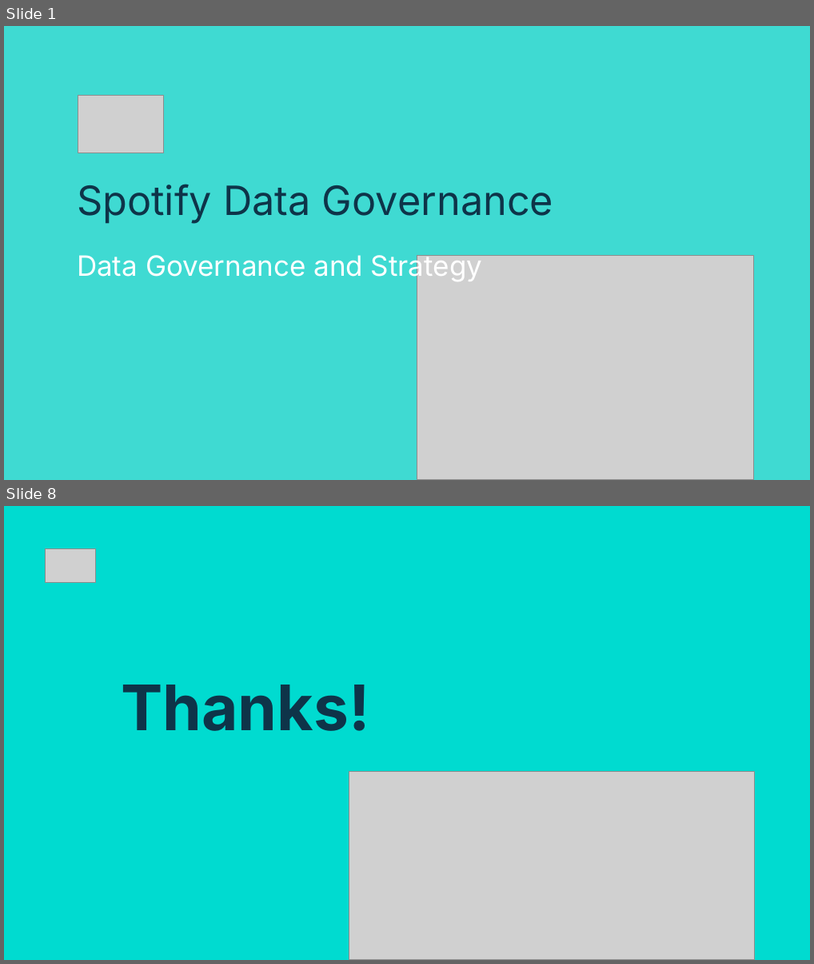
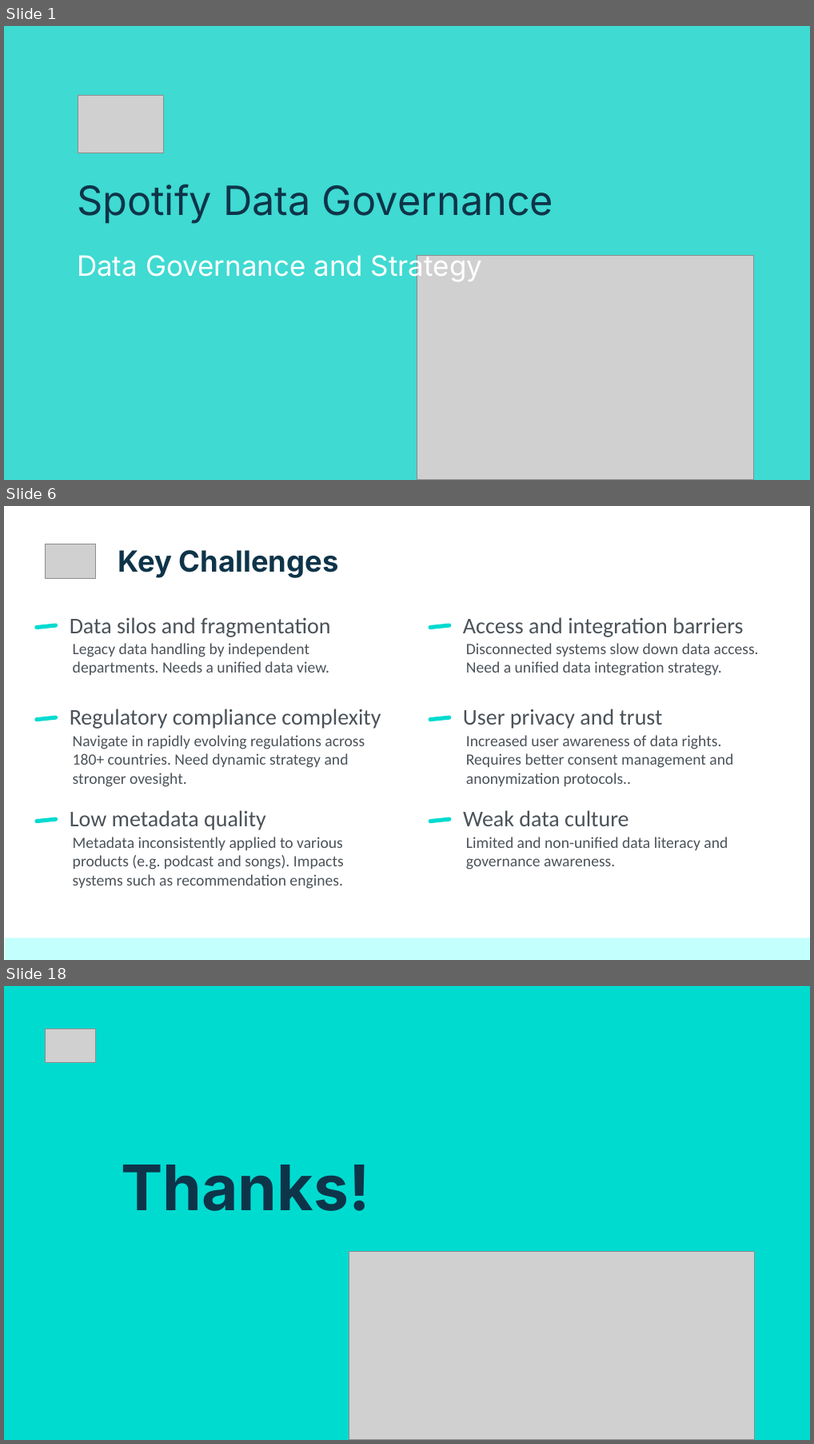
Before and after one commit to netesf13d/jedha-projects, a slide deck: 2-01-Spotify_Data_Governance/presentation/Presentation - 2-01 - Spotify Data Governance.odp. Shown one above the other, each under a label of ours: slides 1 and 8 before the commit, slides 1, 6 and 18 after it; the slides between them are not shown. The pictures are 814x964 and 814x1444 pixels, drawn with LibreOffice and Linux fonts; fonts in the diff are those of the drawing; grey boxes stand for pictures. Boxes give left, top, right and bottom in pixels: in the first picture for what was removed or moved away, otherwise in the second. Text is boxed around its words. In the diff, an @@ line names an element or a change of style, - is before the commit and + after.

```diff
--- a/2-01-Spotify_Data_Governance/presentation/Presentation - 2-01 - Spotify Data Governance.odp
+++ b/2-01-Spotify_Data_Governance/presentation/Presentation - 2-01 - Spotify Data Governance.odp
@@ slide 6 added at bbox=[4, 506, 810, 960], background #FFFFFF @@
@@ picture added at bbox=[45, 544, 96, 578] @@
@@ title added at bbox=[118, 550, 339, 578], 26 pt, text #0E3449, bold @@
+Key Challenges
@@ rounded rectangle added at bbox=[34, 624, 58, 630], fill #00DBD0 @@
@@ title added at bbox=[70, 617, 331, 637], 20 pt, text #4B5258 @@
+Data silos and fragmentation
@@ rounded rectangle added at bbox=[428, 624, 452, 630], fill #00DBD0 @@
@@ title added at bbox=[463, 617, 743, 637], 20 pt, text #4B5258 @@
+Access and integration barriers
@@ title added at bbox=[73, 643, 330, 675], 14 pt, text #4B5258 @@
+Legacy data handling by independent departments. Needs a unified data view.
@@ title added at bbox=[466, 643, 759, 676], 14 pt, text #4B5258 @@
+Disconnected systems slow down data access. Need a unified data integration strategy.
@@ rounded rectangle added at bbox=[34, 716, 58, 722], fill #00DBD0 @@
@@ title added at bbox=[70, 708, 381, 728], 20 pt, text #4B5258 @@
+Regulatory compliance complexity
@@ rounded rectangle added at bbox=[428, 716, 452, 722], fill #00DBD0 @@
@@ title added at bbox=[463, 708, 663, 728], 20 pt, text #4B5258 @@
+User privacy and trust
@@ title added at bbox=[73, 735, 365, 787], 14 pt, text #4B5258 @@
+Navigate in rapidly evolving regulations across 180+ countries. Need dynamic strategy and stronger ovesight.
@@ title added at bbox=[466, 735, 734, 786], 14 pt, text #4B5258 @@
+Increased user awareness of data rights. Requires better consent management and anonymization protocols..
@@ rounded rectangle added at bbox=[34, 817, 58, 824], fill #00DBD0 @@
@@ title added at bbox=[70, 810, 266, 830], 20 pt, text #4B5258 @@
+Low metadata quality
@@ rounded rectangle added at bbox=[428, 817, 452, 824], fill #00DBD0 @@
@@ title added at bbox=[463, 810, 629, 826], 20 pt, text #4B5258 @@
+Weak data culture
@@ title added at bbox=[73, 836, 344, 888], 14 pt, text #4B5258 @@
+Metadata inconsistently applied to various products (e.g. podcast and songs). Impacts systems such as recommendation engines.
@@ title added at bbox=[466, 836, 728, 869], 14 pt, text #4B5258 @@
+Limited and non-unified data literacy and governance awareness.
@@ rectangle added at bbox=[5, 937, 810, 959], fill #C3FFFC @@
@@ what was slide 8 is now slide 18 @@
```
Also in this commit, not shown: 15 other slides added, 6 slides removed, 6 other files.
